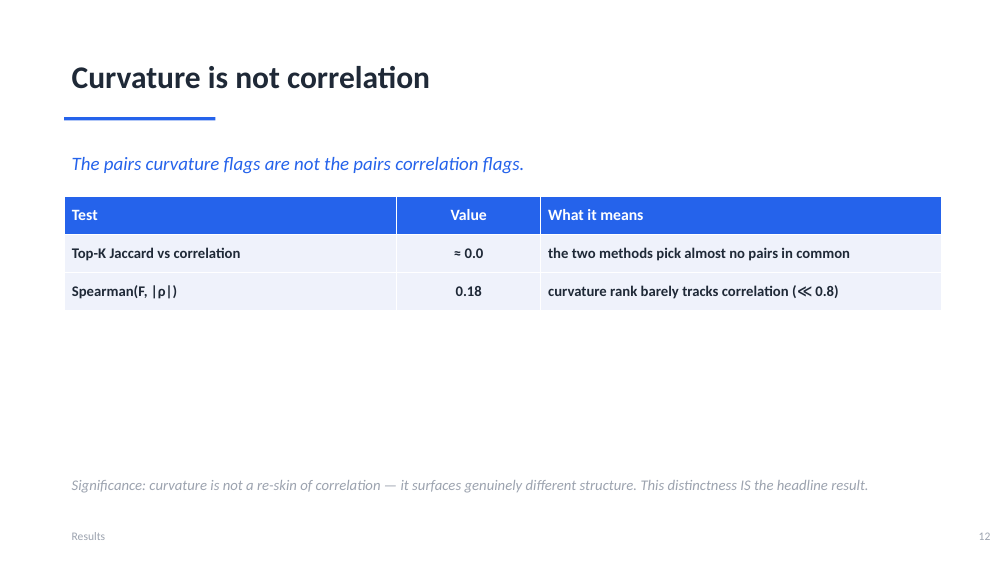
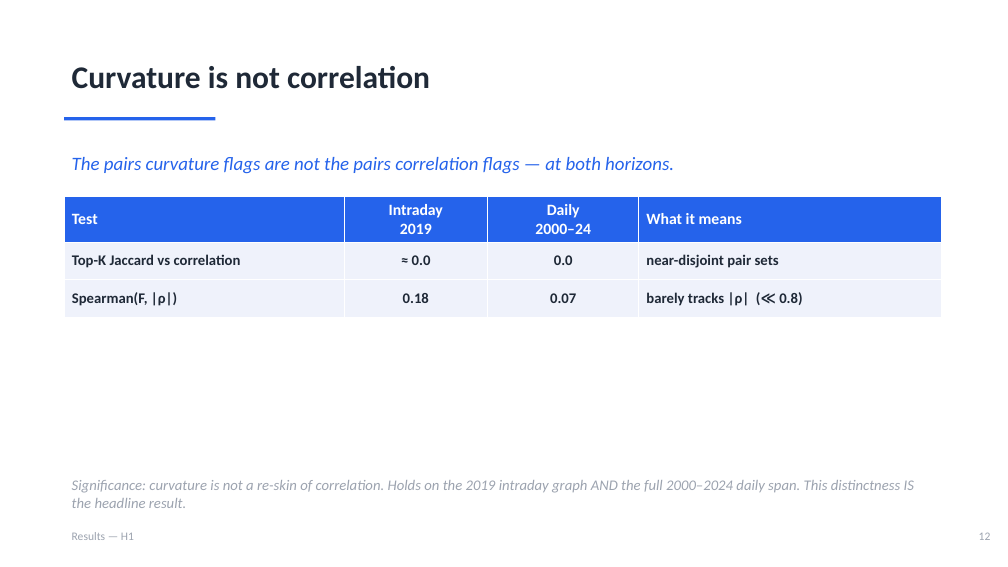
Before and after one commit to ivan-sit/Curvature-Lead-Lag-Model, a slide deck: slide 13 of slides/Ricci_Curvature_LeadLag.pptx. Drawn at 1008x567 pixels with LibreOffice and Linux fonts; fonts in the diff are those of the drawing. Boxes give left, top, right and bottom in pixels: in the first picture for what was removed or moved away, otherwise in the second. Text is boxed around its words. In the diff, an @@ line names an element or a change of style, - is before the commit and + after.

```diff
--- a/slides/Ricci_Curvature_LeadLag.pptx
+++ b/slides/Ricci_Curvature_LeadLag.pptx
@@ text at box(72, 157, 674, 174): text changed @@
-The pairs curvature flags are not the pairs correlation flags.
+The pairs curvature flags are not the pairs correlation flags — at both horizons.
@@ table at box(64, 197, 941, 310) @@
-column 2: Value | ≈ 0.0 | 0.18
-column 3: What it means | the two methods pick almost no pairs in common | curvature rank barely tracks correlation (≪ 0.8)
+column 2: Intraday / 2019 | ≈ 0.0 | 0.18
+column 3: Daily / 2000–24 | 0.0 | 0.07
+column 4: What it means | near-disjoint pair sets | barely tracks |ρ| (≪ 0.8)
@@ text at box(72, 480, 914, 508): text changed @@
-Significance: curvature is not a re-skin of correlation — it surfaces genuinely different structure. This distinctness IS the headline result.
+Significance: curvature is not a re-skin of correlation. Holds on the 2019 intraday graph AND the full 2000–2024 daily span. This distinctness IS the headline result.
@@ text at box(72, 532, 134, 540): text changed @@
-Results
+Results — H1
```
Also in this commit, not shown: 4 other slides changed, 3 other files.
